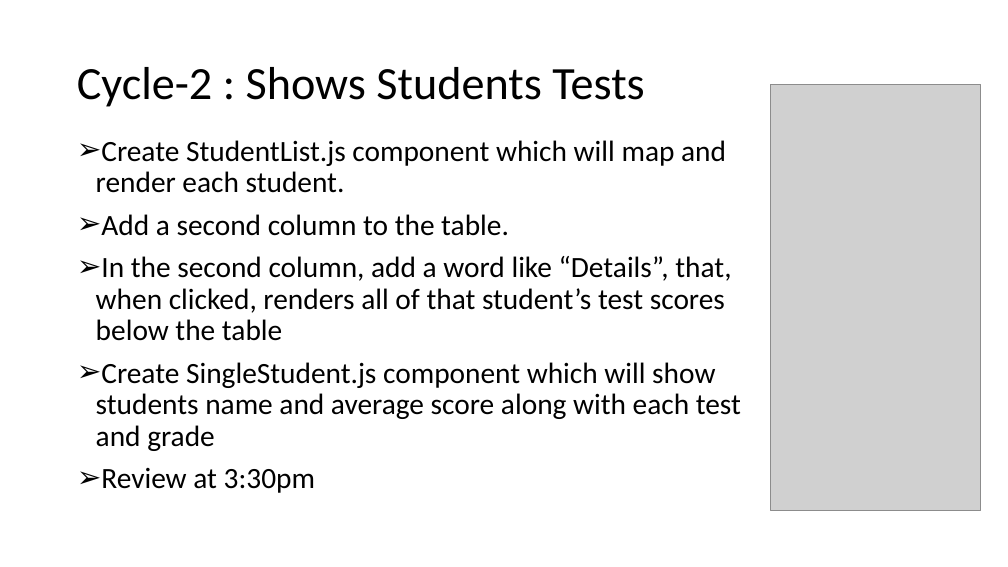
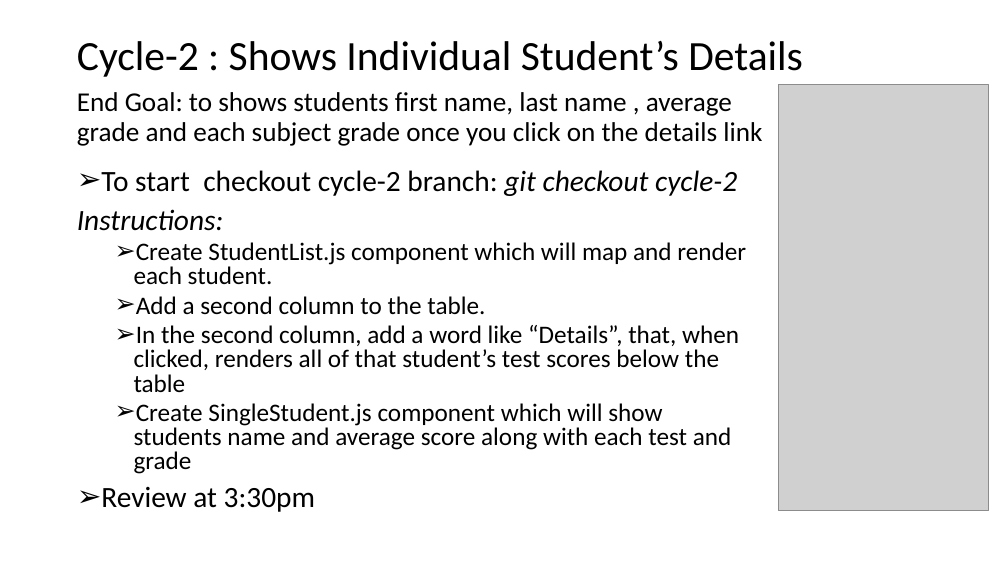
Before and after one commit to FullstackAcademy/Study-Saturday-React, a slide deck: slide 4 of Study Staurday - w3.pptx. Drawn at 1008x567 pixels with LibreOffice and Linux fonts; fonts in the diff are those of the drawing; grey boxes stand for pictures. Boxes give left, top, right and bottom in pixels: in the first picture for what was removed or moved away, otherwise in the second. Text is boxed around its words. In the diff, an @@ line names an element or a change of style, - is before the commit and + after.

Commit message:
updated pdf and ppt

```diff
--- a/Study Staurday - w3.pptx
+++ b/Study Staurday - w3.pptx
@@ title at bbox=[77, 41, 803, 77]: text changed; size 44 to 39.6 pt @@
-Cycle-2 : Shows Students Tests
+Cycle-2 : Shows Individual Student’s Details
@@ picture: place and size @@
-picture at bbox=[771, 85, 982, 511]
+picture at bbox=[779, 85, 989, 511]
@@ text added at bbox=[77, 92, 762, 146], 25.9 pt, text #000000 @@
+End Goal: to shows students first name, last name , average grade and each subject grade once you click on the details link
@@ text "To start checkout cycle-2 branch: ...": place and size @@
-text "To start checkout cycle-2 branch: ..." at bbox=[96, 140, 741, 493]
+text "To start checkout cycle-2 branch: ..." at bbox=[77, 170, 746, 512]
@@ text at bbox=[77, 170, 737, 231]: paragraphs added @@
+➢ To start checkout cycle-2 branch: git checkout cycle-2
+Instructions:
@@ text at bbox=[101, 242, 746, 512]: size 28 to 24 pt in "Create StudentList.js component which will map and ...", "Add a second column to the table.", "In the second column, add a word ...", "Create SingleStudent.js component which will show students ..."; list level 1 to 2 in "Create StudentList.js component which will ..."; line spacing 0.9 to 0.8; list level 1 to 2 in "Add a second column to ..."; list level 1 to 2 in "In the second column, add ..."; list level 1 to 2 in "Create SingleStudent.js component which will ..." @@
```
Also in this commit, not shown: 1 other slide changed, 1 other file.
